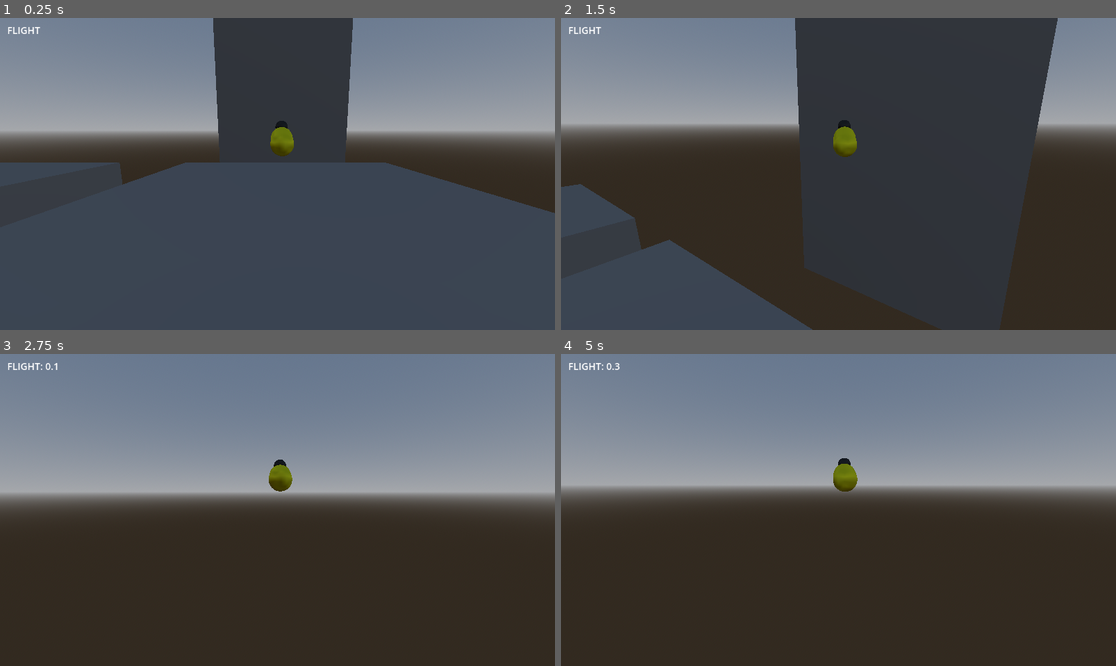
Above: before the commit, frames 1-4 (two rows, left to right).
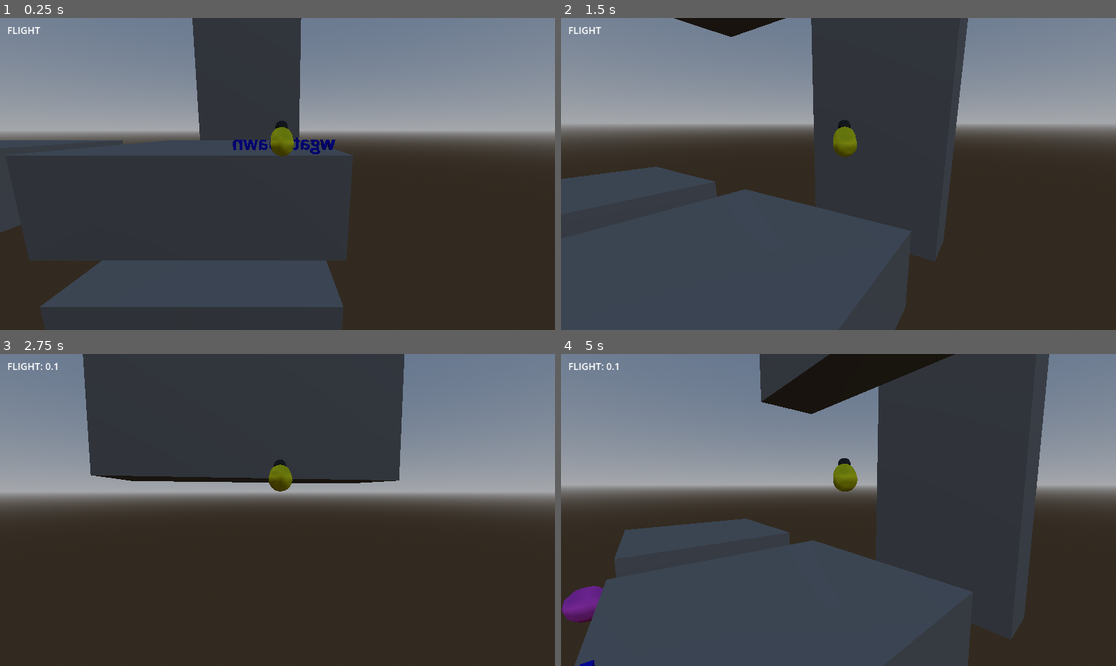
Above: after the commit, the same moments.

Repository: GunterJr/game-jam-feb
Game: Godot game, scene res://scenes/areas/movement-testing.tscn
The game is run twice, just before and just after one commit, with the same random seed, the same clock (stepped at 60 frames per second) and the same inputs.
Inputs (mouse positions are in pixels of both pictures, inside the frame that each line leads up to):
- Up to frame 1 (0.25 s): no input
- Up to frame 2 (1.5 s): tap Enter (ui_accept) at 0.5 s; move the mouse to (866, 174) at 0.52 s; hold W (forward) from 0.53 s (still down); tap Shift (dash) at 0.6, 1.35 s; click (866, 174) at 0.67 s; tap Space (jump) at 0.77 s; move the mouse to (810, 174) at 1.27 s
- Up to frame 3 (2.75 s): keep holding W (forward); tap Space (jump) at 1.52 s; move the mouse to (288, 503) at 2.02 s; tap Shift (dash) at 2.1 s
- Up to frame 4 (5 s): keep holding W (forward); move the mouse to (832, 516) at 2.77 s; tap Shift (dash) at 2.85, 3.6, 4.35 s; click (832, 516) at 2.92 s; tap Space (jump) at 3.02, 3.77, 4.52 s; tap R (reset, bound only after the commit) at 3.5, 4.15 s; move the mouse to (877, 513) at 3.52 s; move the mouse to (794, 506) at 4.27 s

The runs differ from the first frame. In frame 1, 46% of the frame differs, in the area x 0-100%, y 0-100%; in frame 2, 28%; in frame 3, 23%; in frame 4, 48%, in the area x 0-88%, y 0-100%.

Commit message:
Add spawnpoints and respawning DEBUG: respawn with 'R'

Diff:
--- a/project.godot
+++ b/project.godot
@@ -47,6 +47,11 @@
 "events": [Object(InputEventKey,"resource_local_to_scene":false,"resource_name":"","device":-1,"window_id":0,"alt_press …(195 unchanged characters)…
 ]
 }
+reset={
+"deadzone": 0.2,
+"events": [Object(InputEventKey,"resource_local_to_scene":false,"resource_name":"","device":-1,"window_id":0,"alt_pressed":false,"shift_pressed":false,"ctrl_pressed":false,"meta_pressed":false,"pressed":false,"keycode":0,"physical_keycode":82,"key_label":0,"unicode":114,"location":0,"echo":false,"script":null)
+]
+}
 
 [layer_names]
 
--- a/scenes/areas/movement-testing.tscn
+++ b/scenes/areas/movement-testing.tscn
@@ -3,6 +3,7 @@
 [ext_resource type="PackedScene" uid="uid://b3lnfnn3odxmx" path="res://scenes/actors/benson.tscn" id="1_0kmkr"]
 [ext_resource type="PackedScene" uid="uid://368t47su1g8u" path="res://scenes/misc/gui.tscn" id="2_akchg"]
 [ext_resource type="PackedScene" uid="uid://d3w30uoyca4fd" path="res://scenes/objects/honey-ball.tscn" id="3_18mwh"]
+[ext_resource type="PackedScene" uid="uid://c6dlgb1usn7cx" path="res://scenes/objects/spawnpoint.tscn" id="3_64h5n"]
 
 [sub_resource type="BoxShape3D" id="BoxShape3D_5hakr"]
 size = Vector3(3, 1, 3)
@@ -90,8 +91,9 @@
 transform = Transform3D(3, 0, 0, 0, -1, 0, 0, 0, 3, 0, 0, 0)
 mesh = SubResource("BoxMesh_0kmkr")
 
-[node name="Benson" parent="." unique_id=193555425 instance=ExtResource("1_0kmkr")]
+[node name="Benson" parent="." unique_id=193555425 node_paths=PackedStringArray("spawnpoint") instance=ExtResource("1_0kmkr")]
 transform = Transform3D(1, 0, 0, 0, 1, 0, 0, 0, 1, 0.06578946, 0.66000307, 0.14967513)
+spawnpoint = NodePath("../Spawnpoint")
 
 [node name="WorldEnvironment" type="WorldEnvironment" parent="." unique_id=1927498808]
 environment = SubResource("Environment_18mwh")
@@ -105,4 +107,7 @@
 transform = Transform3D(1, 0, 0, 0, 1, 0, 0, 0, 1, 3.4648788, -0.9638493, -1.9703925)
 honey_type = 1
 
+[node name="Spawnpoint" parent="." unique_id=71272684 instance=ExtResource("3_64h5n")]
+transform = Transform3D(1, 0, 0, 0, 1, 0, 0, 0, 1, -0.9007504, 0.09811757, -1.4054432)
+
 [connection signal="flew" from="Benson" to="CanvasLayer/GUI" method="update_flight"]
--- /dev/null
+++ b/scenes/objects/spawnpoint.tscn
@@ -0,0 +1,13 @@
+[gd_scene format=3 uid="uid://c6dlgb1usn7cx"]
+
+[sub_resource type="TextMesh" id="TextMesh_iog1t"]
+text = "wgat spawn"
+
+[sub_resource type="StandardMaterial3D" id="StandardMaterial3D_5vy5y"]
+albedo_color = Color(0, 0, 1, 1)
+
+[node name="Spawnpoint" type="Node3D" unique_id=71272684]
+
+[node name="MeshInstance3D" type="MeshInstance3D" parent="." unique_id=980550740]
+mesh = SubResource("TextMesh_iog1t")
+surface_material_override/0 = SubResource("StandardMaterial3D_5vy5y")
--- a/scripts/benson.gd
+++ b/scripts/benson.gd
@@ -15,16 +15,26 @@
 var current_flight_time: float = 0
 var current_velocity : Vector3 = Vector3(0, 0, 0)
 
+# Optional
+@export var spawnpoint : Node3D
+
 @onready var body: Node3D = $Orientation
 @onready var camarm : SpringArm3D = $CameraArm
 @onready var buzzer: AudioStreamPlayer3D = $Buzzer
+
 
 ## Emits each frame the player is flying.
 ## TODO: retarded
 signal flew(new_time)
 
+## Set Benson's position to the listed spawnpoint.
+func respawn() -> void:
+	if spawnpoint:
+		position = spawnpoint.position
+
 func _ready() -> void:
 	Input.mouse_mode = Input.MOUSE_MODE_CAPTURED
+	respawn()
 
 func _physics_process(delta: float) -> void:
 
@@ -33,6 +43,9 @@
 	# Add the gravity.
 	if not is_on_floor():
 		velocity += get_gravity() * delta
+
+	if Input.is_action_just_pressed("reset"):
+		respawn()
 
 	if Input.is_action_just_pressed("ui_cancel"):
 		Input.mouse_mode = Input.MOUSE_MODE_VISIBLE
